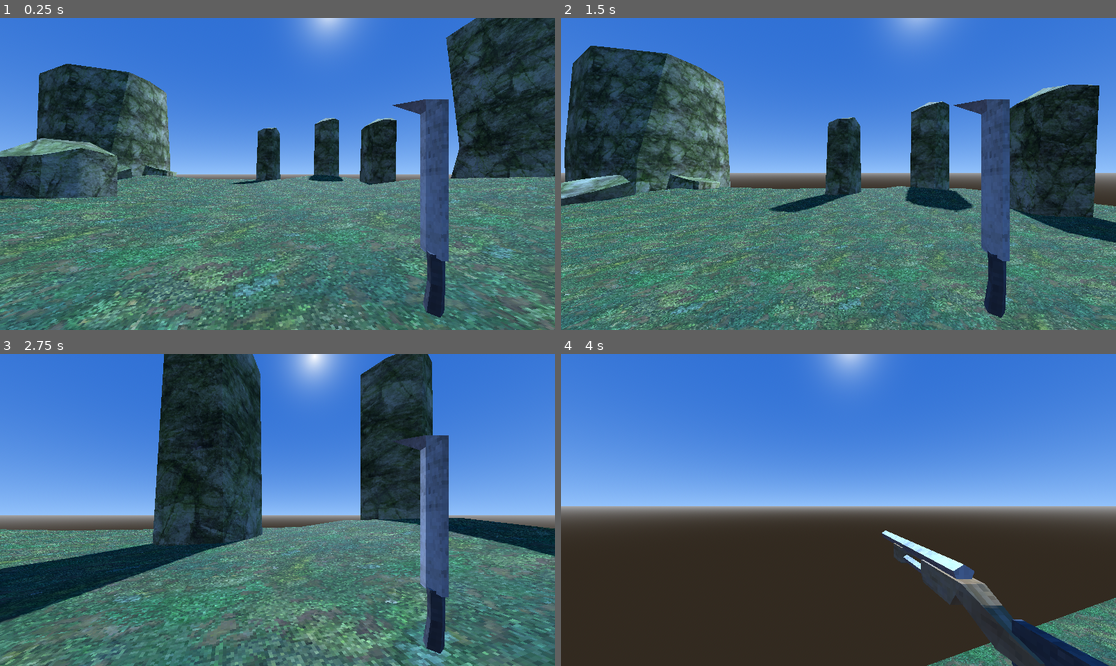
Above: before the commit, frames 1-4 (two rows, left to right).
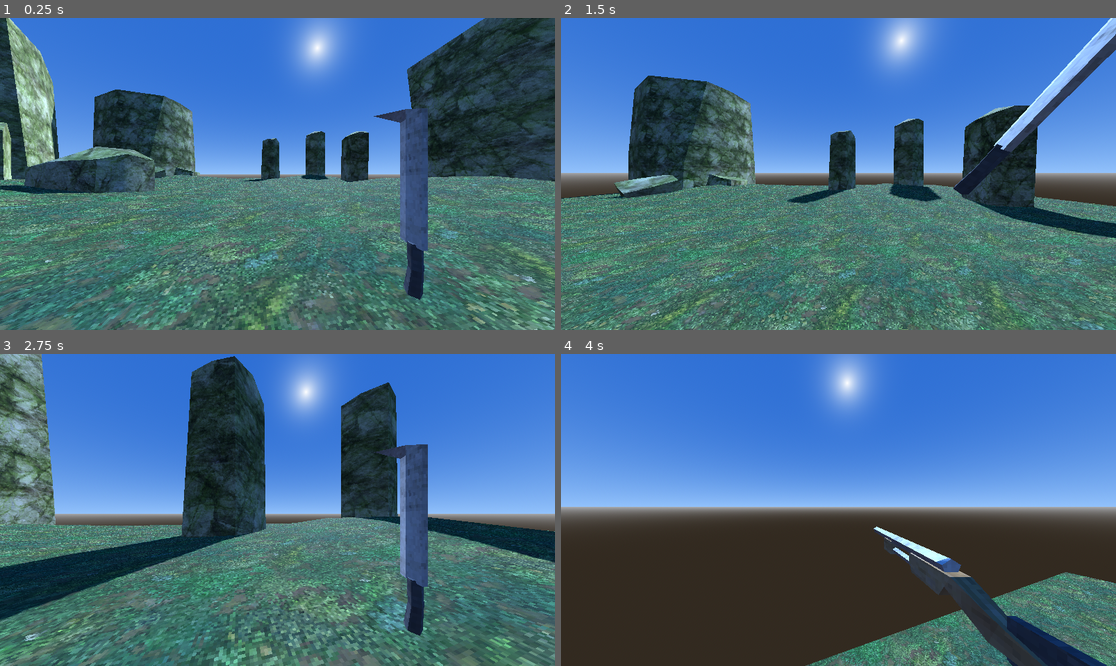
Above: after the commit, the same moments.

Repository: DavidWalshCode/Eldritch-Echoes
Game: Godot game, scene res://levels/level_1.tscn
The game is run twice, just before and just after one commit, with the same random seed, the same clock (stepped at 60 frames per second) and the same inputs.
Inputs (mouse positions are in pixels of both pictures, inside the frame that each line leads up to):
- Up to frame 1 (0.25 s): no input
- Up to frame 2 (1.5 s): tap Enter at 0.5 s; move the mouse to (866, 174) at 0.52 s; press the mouse at (866, 174) at 0.53 s; hold W (move_forwards) from 0.53 s (still down); tap Space (jump) at 0.77 s; move the mouse to (810, 174) at 1.27 s; release the mouse at (810, 174) at 1.28 s; click (810, 174) at 1.35 s
- Up to frame 3 (2.75 s): keep holding W (move_forwards); tap Space (jump) at 1.52 s; move the mouse to (288, 503) at 2.02 s; press the mouse at (288, 503) at 2.03 s; tap 1 at 2.1 s
- Up to frame 4 (4 s): keep holding W (move_forwards); move the mouse to (832, 516) at 2.77 s; release the mouse at (832, 516) at 2.78 s; tap 2 at 2.85 s; tap Space (jump) at 3.02, 3.77 s; click (832, 516) at 3.05 s; move the mouse to (877, 513) at 3.52 s; press the mouse at (877, 513) at 3.53 s; tap 3 at 3.6 s

The runs differ from the first frame. In frame 1, 48% of the frame differs, in the area x 0-100%, y 0-100%; in frame 2, 49%; in frame 3, 43%; in frame 4, 8.7%.

Commit message:
Added muzzle flash and shotgun functionality

Diff:
--- a/characters/player/player.tscn
+++ b/characters/player/player.tscn
@@ -10,7 +10,12 @@
 [ext_resource type="PackedScene" uid="uid://byunlgbocn88k" path="res://weapons/assets/rawweapons/rocketlauncher.glb" id="5_l5ban"]
 [ext_resource type="PackedScene" uid="uid://nvmmiy60msaq" path="res://weapons/assets/rawweapons/shotgun.glb" id="6_ppfjd"]
 [ext_resource type="PackedScene" uid="uid://cseo8mpaiiufc" path="res://weapons/attackemitters/attack_emitter.tscn" id="7_bs2up"]
+[ext_resource type="PackedScene" uid="uid://dkceu074onyx3" path="res://effects/muzzleflash/muzzle_flash.tscn" id="8_a6f6a"]
 [ext_resource type="PackedScene" uid="uid://dm2b4wrpid53g" path="res://weapons/attackemitters/hit_scan_attack_emitter.tscn" id="8_de1u1"]
+[ext_resource type="PackedScene" uid="uid://cd7ygljv63g7b" path="res://effects/muzzleflash/muzzleflash1.glb" id="9_k8nox"]
+[ext_resource type="PackedScene" uid="uid://cbi2uae24fd3r" path="res://effects/muzzleflash/muzzleflash3.glb" id="11_i3xgg"]
+[ext_resource type="PackedScene" uid="uid://qrw2plryhi4p" path="res://weapons/attackemitters/burst_emitter.tscn" id="12_7642p"]
+[ext_resource type="PackedScene" uid="uid://dvih676eskm1v" path="res://weapons/attackemitters/spray_emitter.tscn" id="13_gux8a"]
 
 [sub_resource type="CapsuleShape3D" id="CapsuleShape3D_xwpu4"]
 
@@ -229,19 +234,21 @@
 
 [node name="Camera3D" type="Camera3D" parent="."]
 transform = Transform3D(1, 0, 0, 0, 1, 0, 0, 0, 1, 0, 1.5, 0)
+fov = 90.0
 
 [node name="FirePoint" type="Node3D" parent="Camera3D"]
 unique_name_in_owner = true
 
 [node name="WeaponManager" type="Node3D" parent="Camera3D"]
-transform = Transform3D(0.254703, 0, 0, 0, 0.222342, 0, 0, 0, 0.255777, 0.266923, -0.174175, -0.678828)
+transform = Transform3D(0.254703, 0, 0, 0, 0.222342, 0, 0, 0, 0.255777, 0.266923, -0.174175, -0.604254)
 script = ExtResource("2_c6p01")
 
 [node name="Weapons" type="Node3D" parent="Camera3D/WeaponManager"]
+transform = Transform3D(1, 0, 0, 0, 1, 0, 0, 0, 1, 0, 0, 0)
 
 [node name="Machete" type="Node3D" parent="Camera3D/WeaponManager/Weapons"]
 transform = Transform3D(1.25345, 0, 0, 0, 1.25346, 0, 0, 0, 1.25345, 0.727612, -0.768937, 0.226489)
-visible = false
+script = ExtResource("4_qyhjh")
 
 [node name="Graphics" type="Node3D" parent="Camera3D/WeaponManager/Weapons/Machete"]
 transform = Transform3D(1.00001, 0, 0, 0, 1.00001, 0, 0, 0, 1.00001, 0, 0, 0)
@@ -256,8 +263,11 @@
 "": SubResource("AnimationLibrary_1xukp")
 }
 
+[node name="AttackEmitter" parent="Camera3D/WeaponManager/Weapons/Machete" instance=ExtResource("7_bs2up")]
+
 [node name="MachineGun" type="Node3D" parent="Camera3D/WeaponManager/Weapons"]
 transform = Transform3D(1, 0, 0, 0, 1, 0, 0, 0, 1, 0, 0, -0.104714)
+visible = false
 script = ExtResource("4_qyhjh")
 automatic = true
 attack_rate = 0.1
@@ -267,6 +277,9 @@
 [node name="HitScanAttackEmitter" parent="Camera3D/WeaponManager/Weapons/MachineGun/AttackEmitter" instance=ExtResource("8_de1u1")]
 
 [node name="Graphics" type="Node3D" parent="Camera3D/WeaponManager/Weapons/MachineGun"]
+
+[node name="MachineGun" parent="Camera3D/WeaponManager/Weapons/MachineGun/Graphics" instance=ExtResource("3_te2x3")]
+transform = Transform3D(2.05908, 0, 0, 0, 1.69975, 0, 0, 0, 1.58144, 0.411056, -0.44855, 0.660143)
 
 [node name="AnimationPlayer" type="AnimationPlayer" parent="Camera3D/WeaponManager/Weapons/MachineGun/Graphics"]
 autoplay = "RESET"
@@ -274,15 +287,24 @@
 "": SubResource("AnimationLibrary_n8vdt")
 }
 
-[node name="MachineGun" parent="Camera3D/WeaponManager/Weapons/MachineGun/Graphics" instance=ExtResource("3_te2x3")]
-transform = Transform3D(2.05908, 0, 0, 0, 1.69975, 0, 0, 0, 1.58144, 0.411056, -0.44855, 0.660143)
+[node name="MuzzleFlash" parent="Camera3D/WeaponManager/Weapons/MachineGun/Graphics" instance=ExtResource("8_a6f6a")]
+transform = Transform3D(1, 0, 0, 0, 1, 0, 0, 0, 1, 0.411, 0.106001, -2.11951)
+
+[node name="muzzleflash1" parent="Camera3D/WeaponManager/Weapons/MachineGun/Graphics/MuzzleFlash" instance=ExtResource("9_k8nox")]
+transform = Transform3D(-2.05908, 0, 1.38254e-07, 0, 1.69976, 0, -1.80011e-07, 0, -1.58144, -0.00195646, 0.000213146, 0.0173593)
 
 [node name="Shotgun" type="Node3D" parent="Camera3D/WeaponManager/Weapons"]
 transform = Transform3D(1, 0, 0, 0, 1, 0, 0, 0, 1, 0, 0, 0.0563715)
 visible = false
+script = ExtResource("4_qyhjh")
+damage = 15
+attack_rate = 0.8
 
 [node name="Graphics" type="Node3D" parent="Camera3D/WeaponManager/Weapons/Shotgun"]
 rotation_edit_mode = 1
+
+[node name="Shotgun" parent="Camera3D/WeaponManager/Weapons/Shotgun/Graphics" instance=ExtResource("6_ppfjd")]
+transform = Transform3D(1.89929, 0, 0, 0, 1.89929, 0, 0, 0, 1.89929, 0.178635, -0.214415, 0.977303)
 
 [node name="AnimationPlayer" type="AnimationPlayer" parent="Camera3D/WeaponManager/Weapons/Shotgun/Graphics"]
 autoplay = "RESET"
@@ -290,22 +312,34 @@
 "": SubResource("AnimationLibrary_y26wx")
 }
 
-[node name="Shotgun" parent="Camera3D/WeaponManager/Weapons/Shotgun/Graphics" instance=ExtResource("6_ppfjd")]
-transform = Transform3D(1.89929, 0, 0, 0, 1.89929, 0, 0, 0, 1.89929, 0.178635, -0.214415, 0.977303)
+[node name="MuzzleFlash" parent="Camera3D/WeaponManager/Weapons/Shotgun/Graphics" instance=ExtResource("8_a6f6a")]
+transform = Transform3D(0.999999, 0, 0, 0, 1, 0, 0, 0, 0.999999, 0.176039, 0.0703917, -2.70336)
+
+[node name="muzzleflash3" parent="Camera3D/WeaponManager/Weapons/Shotgun/Graphics/MuzzleFlash" instance=ExtResource("11_i3xgg")]
+transform = Transform3D(-2.04025, 0, -1.92008e-07, 0, 2.03723, 0, 1.78365e-07, 0, -2.19631, 0, 0, 0)
+
+[node name="AttackEmitter" parent="Camera3D/WeaponManager/Weapons/Shotgun" instance=ExtResource("7_bs2up")]
+
+[node name="BurstEmitter" parent="Camera3D/WeaponManager/Weapons/Shotgun/AttackEmitter" instance=ExtResource("12_7642p")]
+
+[node name="SprayEmitter" parent="Camera3D/WeaponManager/Weapons/Shotgun/AttackEmitter/BurstEmitter" instance=ExtResource("13_gux8a")]
+transform = Transform3D(1, 0, 0, 0, 1, 0, 0, 0, 1, 0, 0, 0)
+
+[node name="HitScanAttackEmitter" parent="Camera3D/WeaponManager/Weapons/Shotgun/AttackEmitter/BurstEmitter/SprayEmitter" instance=ExtResource("8_de1u1")]
 
 [node name="RocketLauncher" type="Node3D" parent="Camera3D/WeaponManager/Weapons"]
 visible = false
 
 [node name="Graphics" type="Node3D" parent="Camera3D/WeaponManager/Weapons/RocketLauncher"]
+
+[node name="RocketLauncher" parent="Camera3D/WeaponManager/Weapons/RocketLauncher/Graphics" instance=ExtResource("5_l5ban")]
+transform = Transform3D(1.2503, 0, 0, 0, 1.2503, 0, 0, 0, 1.2503, 0.414483, -0.86586, -0.419782)
 
 [node name="AnimationPlayer" type="AnimationPlayer" parent="Camera3D/WeaponManager/Weapons/RocketLauncher/Graphics"]
 libraries = {
 "": SubResource("AnimationLibrary_2c808")
 }
 
-[node name="RocketLauncher" parent="Camera3D/WeaponManager/Weapons/RocketLauncher/Graphics" instance=ExtResource("5_l5ban")]
-transform = Transform3D(1.2503, 0, 0, 0, 1.2503, 0, 0, 0, 1.2503, 0.414483, -0.86586, -0.419782)
-
 [node name="CharacterMover" parent="." instance=ExtResource("2_k2lt6")]
 jump_force = 14.0
 
--- a/effects/bullet_hit_effect.tscn
+++ b/effects/bullet_hit_effect.tscn
@@ -7,7 +7,7 @@
 alpha_scissor_threshold = 0.5
 alpha_antialiasing_mode = 0
 shading_mode = 0
-albedo_color = Color(1, 0.992157, 0.282353, 1)
+albedo_color = Color(1, 0.929412, 0.215686, 1)
 albedo_texture = ExtResource("1_pl70d")
 texture_filter = 2
 billboard_mode = 3
--- /dev/null
+++ b/effects/muzzleflash/muzzle_flash.gd
@@ -0,0 +1,20 @@
+extends Node3D
+
+@export var flash_time := 0.05
+var timer : Timer
+
+func _ready():
+	timer = Timer.new()
+	add_child(timer)
+	timer.wait_time = flash_time
+	timer.one_shot = true
+	timer.timeout.connect(end_flash)
+	hide()
+
+func flash():
+	show()
+	rotation.z = randf_range(0.0, TAU) # TAU is 360 degrees in radians
+	timer.start()
+
+func end_flash():
+	hide()
--- /dev/null
+++ b/effects/muzzleflash/muzzle_flash.tres
@@ -0,0 +1,8 @@
+[gd_resource type="StandardMaterial3D" load_steps=2 format=3 uid="uid://c0fjqe04mylf5"]
+
+[ext_resource type="Texture2D" uid="uid://cnxg6xis8g70o" path="res://effects/muzzleflash/muzzleflash_texture.png" id="1_hn8wk"]
+
+[resource]
+shading_mode = 0
+albedo_texture = ExtResource("1_hn8wk")
+texture_filter = 2
--- /dev/null
+++ b/effects/muzzleflash/muzzle_flash.tscn
@@ -0,0 +1,9 @@
+[gd_scene load_steps=2 format=3 uid="uid://dkceu074onyx3"]
+
+[ext_resource type="Script" path="res://effects/muzzleflash/muzzle_flash.gd" id="1_57x6c"]
+
+[node name="MuzzleFlash" type="Node3D"]
+script = ExtResource("1_57x6c")
+
+[node name="OmniLight3D" type="OmniLight3D" parent="."]
+light_color = Color(1, 0.54902, 0.0196078, 1)
--- /dev/null
+++ b/weapons/attackemitters/area_damage_emitter.gd
@@ -0,0 +1 @@
+extends Node3D
--- /dev/null
+++ b/weapons/attackemitters/area_damage_emitter.tscn
@@ -0,0 +1,8 @@
+[gd_scene load_steps=2 format=3 uid="uid://cbtf6d7s603ra"]
+
+[ext_resource type="Script" path="res://weapons/attackemitters/area_damage_emitter.gd" id="1_j5fh4"]
+
+[node name="AreaDamageEmitter" type="Node3D"]
+script = ExtResource("1_j5fh4")
+
+[node name="RayCast3D" type="RayCast3D" parent="."]
--- /dev/null
+++ b/weapons/attackemitters/burst_emitter.gd
@@ -0,0 +1,7 @@
+extends AttackEmitter
+
+@export var burst_count = 5
+
+func fire():
+	for _i in range(burst_count):
+		super()
--- /dev/null
+++ b/weapons/attackemitters/burst_emitter.tscn
@@ -0,0 +1,6 @@
+[gd_scene load_steps=2 format=3 uid="uid://qrw2plryhi4p"]
+
+[ext_resource type="Script" path="res://weapons/attackemitters/burst_emitter.gd" id="1_dqh5y"]
+
+[node name="BurstEmitter" type="Node3D"]
+script = ExtResource("1_dqh5y")
--- /dev/null
+++ b/weapons/attackemitters/spray_emitter.gd
@@ -0,0 +1,10 @@
+extends AttackEmitter
+
+@export var spray_arc = 5.0
+
+# Rotate along the
+func fire():
+	rotation = Vector3.ZERO
+	rotate_object_local(Vector3.FORWARD, randf_range(0.0, TAU))
+	rotate_object_local(Vector3.RIGHT, deg_to_rad(randf_range(-spray_arc, spray_arc)))
+	super()
--- /dev/null
+++ b/weapons/attackemitters/spray_emitter.tscn
@@ -0,0 +1,6 @@
+[gd_scene load_steps=2 format=3 uid="uid://dvih676eskm1v"]
+
+[ext_resource type="Script" path="res://weapons/attackemitters/spray_emitter.gd" id="1_2xry0"]
+
+[node name="SprayEmitter" type="Node3D"]
+script = ExtResource("1_2xry0")
--- a/weapons/weapon.gd
+++ b/weapons/weapon.gd
@@ -47,6 +47,8 @@
 	last_attack_time = current_time
 	animation_player.stop()
 	animation_player.play("attack")
+	if has_node("Graphics/MuzzleFlash"):
+		$Graphics/MuzzleFlash.flash()
 
 	# TESTING SHOOTING GIVES KNOCKBACK TO FLY, E.G. ROCKET JUMPING IN TF2
 	# Get camera direction at a normalised vector 3d
Not shown: 1 places in characters/player/player.tscn that only renumber resources
Binary file added: effects/muzzleflash/muzzleflash1.glb
Not shown, added: effects/muzzleflash/muzzleflash1.glb.import
Binary file added: effects/muzzleflash/muzzleflash2.glb
Not shown, added: effects/muzzleflash/muzzleflash2.glb.import
Binary file added: effects/muzzleflash/muzzleflash3.glb
Not shown, added: effects/muzzleflash/muzzleflash3.glb.import
Binary file added: effects/muzzleflash/muzzleflash_texture.png
Not shown, added: effects/muzzleflash/muzzleflash_texture.png.import
Not shown, added: sound/ambience/Dark_Rainy_Night(ambience).ogg.import
Not shown, added: sound/ambience/forest.ogg.import
Not shown, added: sound/weapons/lmg_fire01.mp3.import
(and 9 more such lines)
